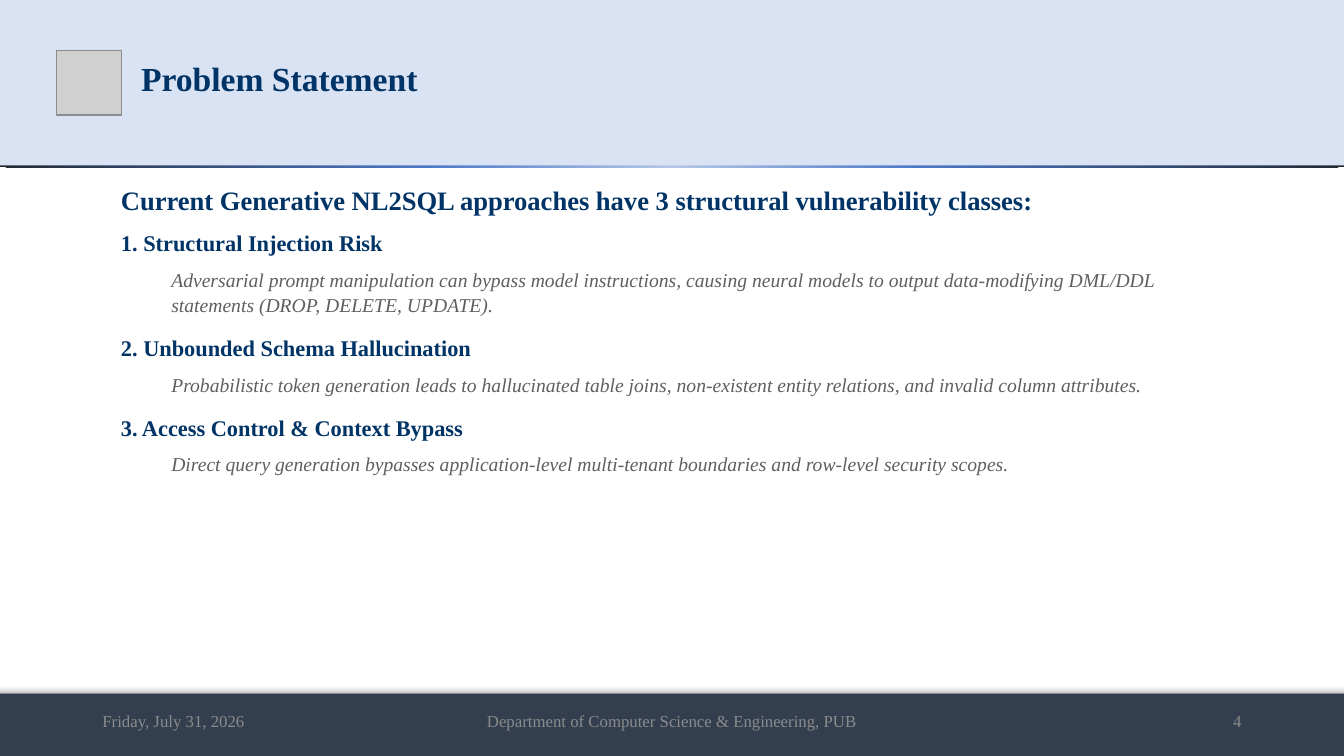
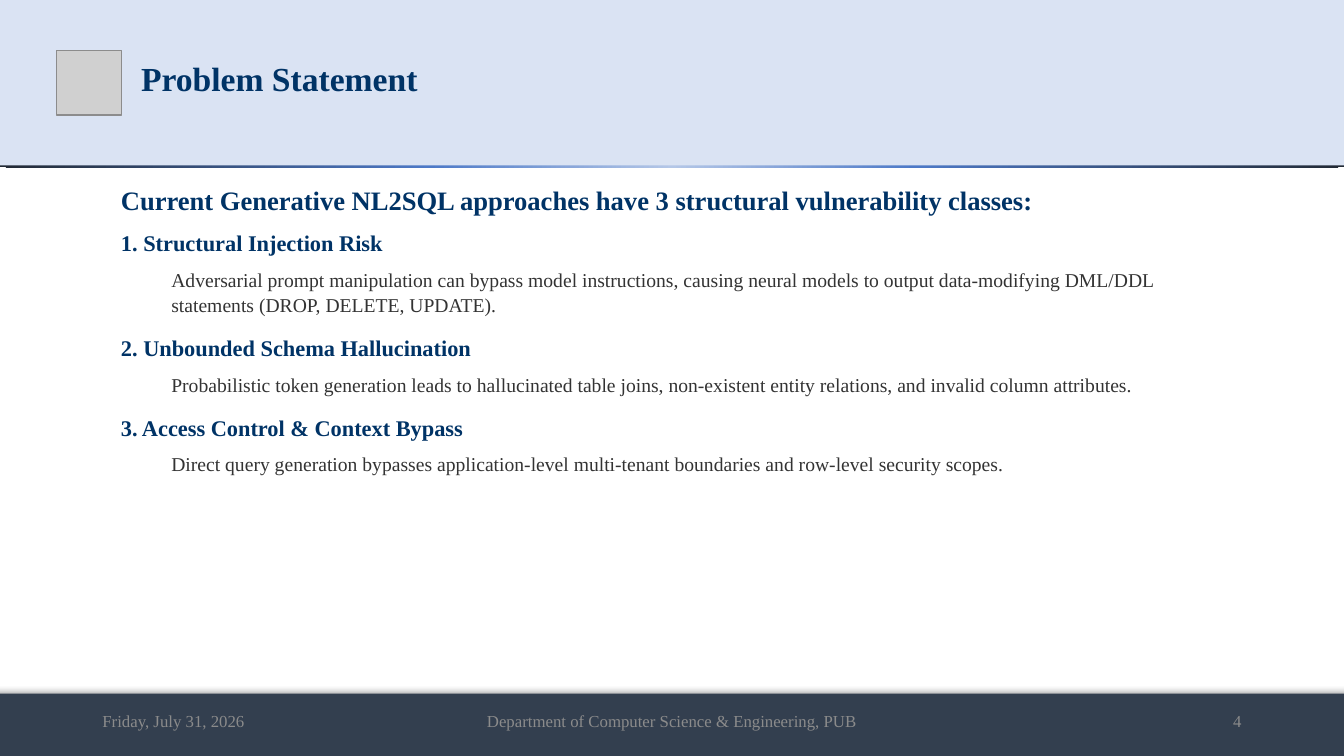
Before and after one commit to md-riaz/AEGIS-Research, a slide deck: slide 4 of docs/scripts/Md_Riaz_Mid_Defense_Final_0322310105101024.pptx. Drawn at 1344x756 pixels with LibreOffice and Linux fonts; fonts in the diff are those of the drawing; grey boxes stand for pictures. Boxes give left, top, right and bottom in pixels: in the first picture for what was removed or moved away, otherwise in the second. Text is boxed around its words. In the diff, an @@ line names an element or a change of style, - is before the commit and + after.

```diff
--- a/docs/scripts/Md_Riaz_Mid_Defense_Final_0322310105101024.pptx
+++ b/docs/scripts/Md_Riaz_Mid_Defense_Final_0322310105101024.pptx
@@ text at <box>171,273,1154,476</box>: text colour #5F5F5F to #333333, italic off in "Adversarial prompt manipulation can bypass model instruction ...", "Probabilistic token generation leads to hallucinated table ...", "Direct query generation bypasses application-level multi-ten ..." @@
```
Also in this commit, not shown: 1 other slide changed, 1 other file.
